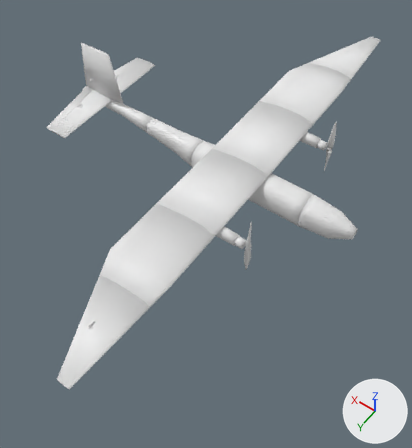
Before and after pictures for a commit that changed the glTF model docs/demo/data/step/15.glb.
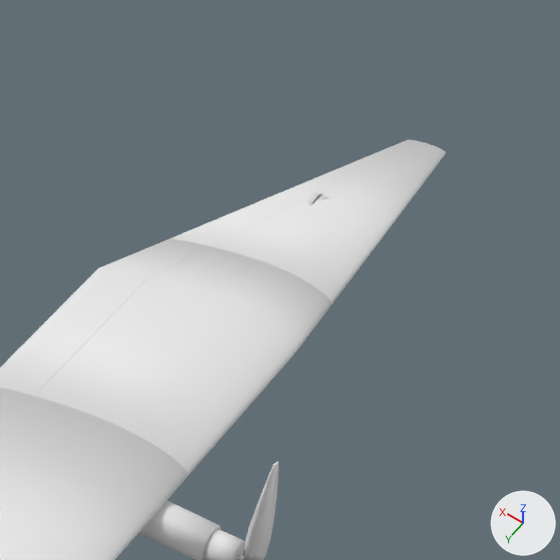
The first picture shows the older version from a 50 mm lens placed at (-0.29, 1.34, 1.63), pointed at (0.52, 0.21, -0.14). The close-ups show the older and then the newer version on the part from 64% to 100% of the width and 0% to 33% of the height of that picture. Only the edits that show in the close-ups are written down. The lights are fixed; the arrows at lower right show +X, +Y and +Z.

In view in the first close-up: 'aileron_L', 'flap_L', 'motor_L', 'nacelle_L', 'prop_L', 'wing_L1', 'wing_L2', 'wing_L3' and 1 more.
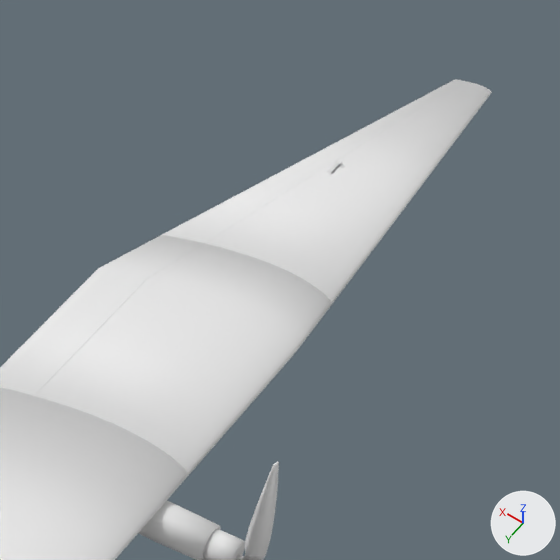
Pixel boxes [x1, y1, x2, y2] of what changed, in the close-ups (560 x 560 px; the box of a moved part takes in the faces that stretch with it):
'wing_L3', reshaped (22% wider, 37% taller)
    before: [211, 141, 446, 304]
    after: [204, 81, 492, 304]
'flap_L', reshaped
    before: [0, 239, 210, 396]
    after: [0, 235, 204, 396]
'aileron_L', reshaped (22% wider, 51% taller)
    before: [170, 139, 417, 247]
    after: [162, 79, 464, 243]
part 1 of me_flap_l, moved or reshaped
    before: [100, 239, 210, 278]
    after: [100, 235, 204, 278]

Edits to the bpy script that builds the scene:
```text
Change me_flap_l:
    used by ob_flap_l; location = (0.0, 0.0, 0.0)
    remove me_flap_l.from_pydata(...)  # 240 vertices, 476 faces; spans x 0.546..0.64, y -0.7..-0.35, z 0.029..0.046
    add me_flap_l.from_pydata(...)  # 240 vertices, 476 faces; spans x 0.554..0.64, y -0.7..-0.35, z 0.029..0.046
    me_flap_l part 1: all 80 vertices in x 0.546..0.599, y -0.7, z 0.032..0.044 are scaled about their middle by (1.06, 1, 1.06), then moved by (0.01, 0.0, 0.0)
Change me_wing_l3:
    used by ob_wing_l3; location = (0.0, 0.0, 0.0)
    remove me_wing_l3.from_pydata(...)  # 158 vertices, 312 faces; spans x 0.385..0.546, y -1.046..-0.7, z 0.027..0.053
    add me_wing_l3.from_pydata(...)  # 158 vertices, 312 faces; spans x 0.385..0.554, y -1.2..-0.7, z 0.027..0.054
    me_wing_l3 part 2: 145 of 158 vertices moved; they spanned x 0.398..0.546, y -1.046..-0.7, z 0.027..0.053 and now span x 0.398..0.554, y -1.2..-0.7, z 0.027..0.054; mean shift (0.007, -0.084, 0.001); largest move (0.417, -1.046, 0.04) -> (0.425, -1.2, 0.041)
Change me_aileron_l:
    used by ob_aileron_l; location = (0.0, 0.0, 0.0)
    remove me_aileron_l.from_pydata(...)  # 160 vertices, 316 faces; spans x 0.442..0.599, y -1.046..-0.7, z 0.032..0.044
    add me_aileron_l.from_pydata(...)  # 160 vertices, 316 faces; spans x 0.45..0.611, y -1.2..-0.7, z 0.032..0.045
    me_aileron_l part 3: the whole mesh is multiplied about its middle by the matrix ((1.052, -0.012, -0.001), (0.0, 1.443, 0.0), (-0.002, -0.003, 1.052)), then moved by (0.01, -0.077, 0.001)
```
